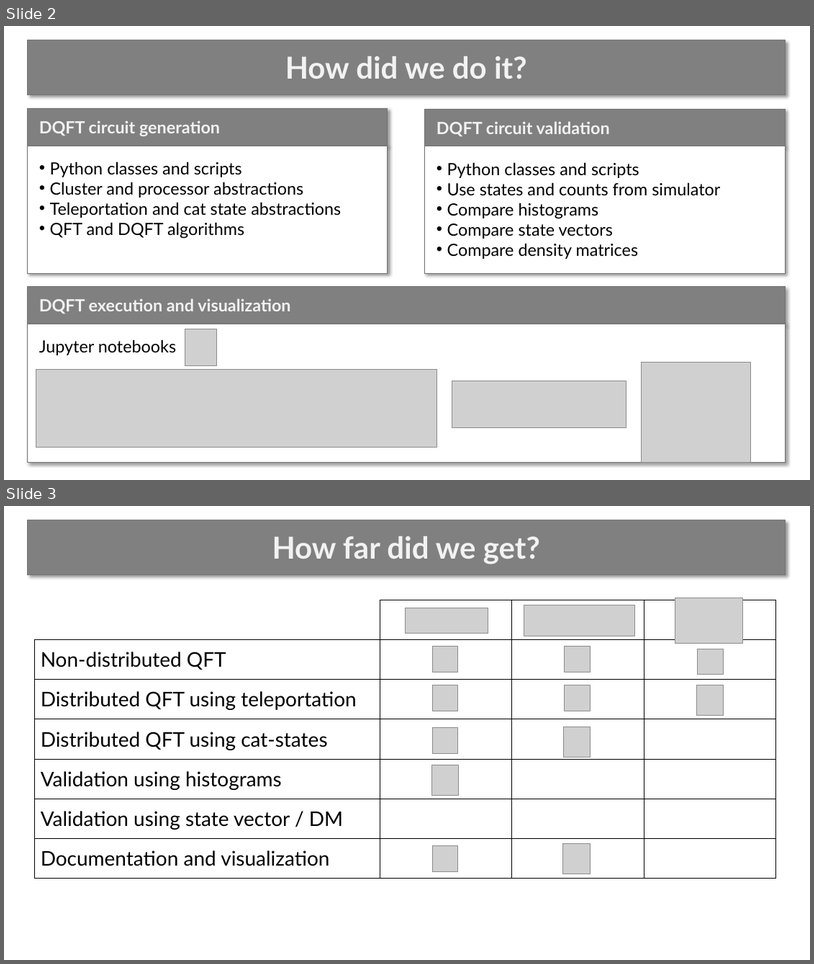
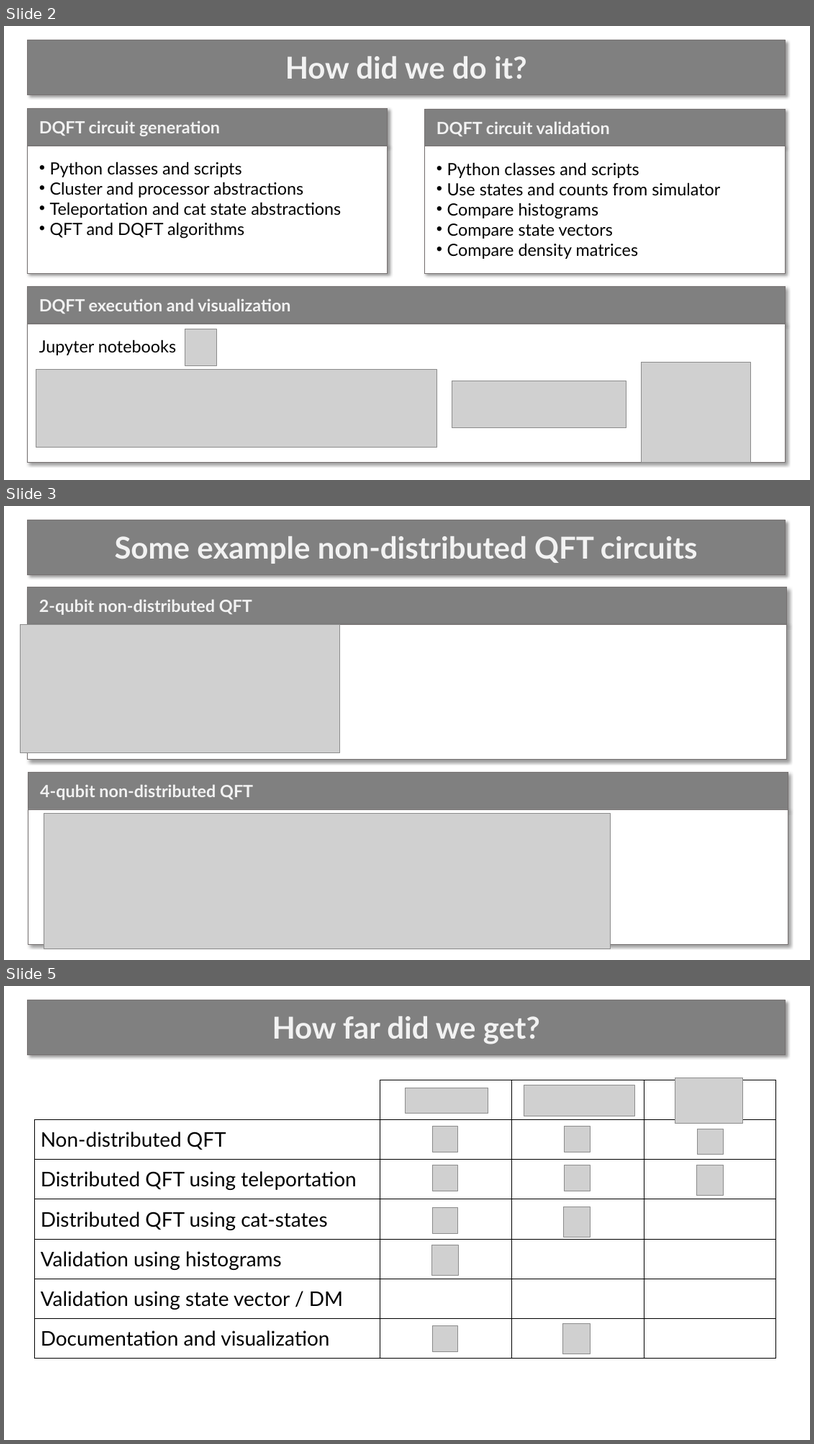
Before and after one commit to brunorijsman/quantum-internet-hackathon-2022, a slide deck: docs/end-of-hackathon-presentation.pptx. Shown one above the other, each under a label of ours: slides 2 and 3 before the commit, slides 2, 3 and 5 after it; the slides between them are not shown. The pictures are 814x964 and 814x1444 pixels, drawn with LibreOffice and Linux fonts; fonts in the diff are those of the drawing; grey boxes stand for pictures. Boxes give left, top, right and bottom in pixels: in the first picture for what was removed or moved away, otherwise in the second. Text is boxed around its words. In the diff, an @@ line names an element or a change of style, - is before the commit and + after.

Commit message:
add examples

```diff
--- a/docs/end-of-hackathon-presentation.pptx
+++ b/docs/end-of-hackathon-presentation.pptx
@@ slide 3 added at (4,506,810,960), background #FFFFFF @@
@@ rectangle added at (28,520,786,575), fill #808080, outline #767171 0.75 pt, 36 pt, text #F2F2F2, bold @@
+Some example non-distributed QFT circuits
@@ rectangle added at (27,587,787,624), fill #808080, outline #767171 0.75 pt, 20 pt, text #F2F2F2, bold @@
+2-qubit non-distributed QFT
@@ picture added at (21,625,340,753) @@
@@ rectangle added at (27,625,787,759), fill #FFFFFF, outline #767171 0.75 pt @@
@@ rectangle added at (28,772,789,809), fill #808080, outline #767171 0.75 pt, 20 pt, text #F2F2F2, bold @@
+4-qubit non-distributed QFT
@@ rectangle added at (28,809,789,944), fill #FFFFFF, outline #767171 0.75 pt @@
@@ picture added at (44,813,610,948) @@
@@ what was slide 3 is now slide 5 @@
```
Also in this commit, not shown: 1 other slide added.
